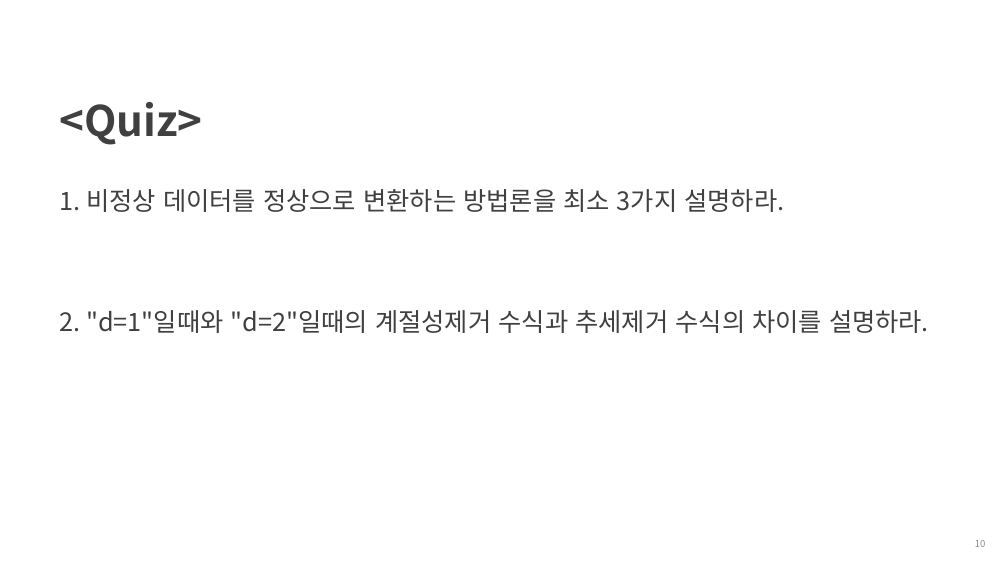
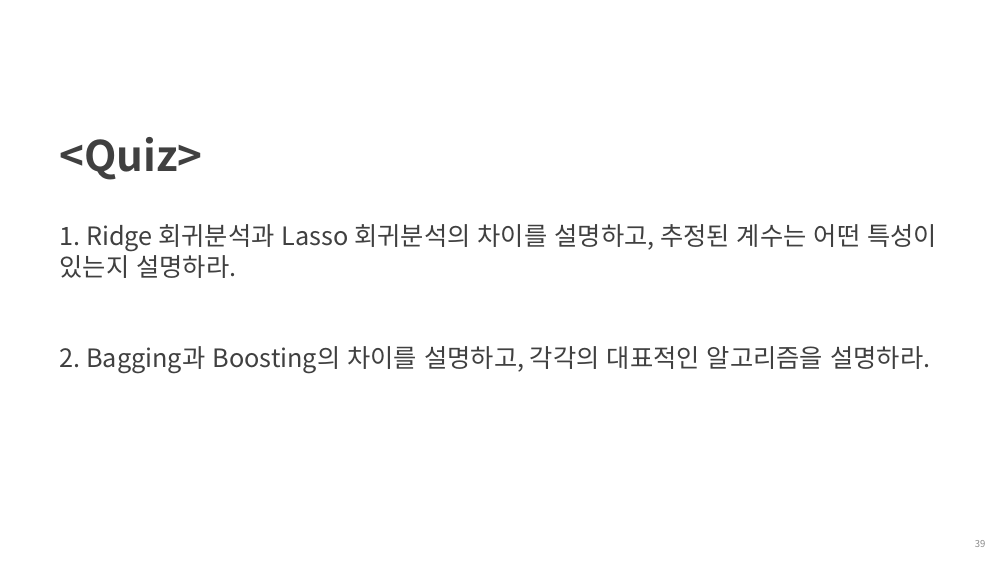
Before and after one commit to cheonbi/TimeSeriesAnalysis, a slide deck: slide 39 of [FastCampus] 6주차_강의자료_김경원박사.pptx (slide 10 before the commit). Drawn at 1008x567 pixels with LibreOffice and Linux fonts; fonts in the diff are those of the drawing; background and template pictures are left out. Boxes give left, top, right and bottom in pixels: in the first picture for what was removed or moved away, otherwise in the second. Text is boxed around its words. In the diff, an @@ line names an element or a change of style, - is before the commit and + after.

```diff
--- a/[FastCampus] 6주차_강의자료_김경원박사.pptx
+++ b/[FastCampus] 6주차_강의자료_김경원박사.pptx
@@ title at [60, 137, 937, 374]: text changed @@
-<Quiz>
-1. 비정상 데이터를 정상으로 변환하는 방법론을 최소 3가지 설명하라.
-2. "d=1"일때와 "d=2"일때의 계절성제거 수식과 추세제거 수식의 차이를 설명하라.
+<Quiz>
+1. Ridge 회귀분석과 Lasso 회귀분석의 차이를 설명하고, 추정된 계수는 어떤 특성이 있는지 설명하라.
+2. Bagging과 Boosting의 차이를 설명하고, 각각의 대표적인 알고리즘을 설명하라.
```
Also in this commit, not shown: 7 other slides changed, 30 slides added, 1 slide removed, 18 other files.
